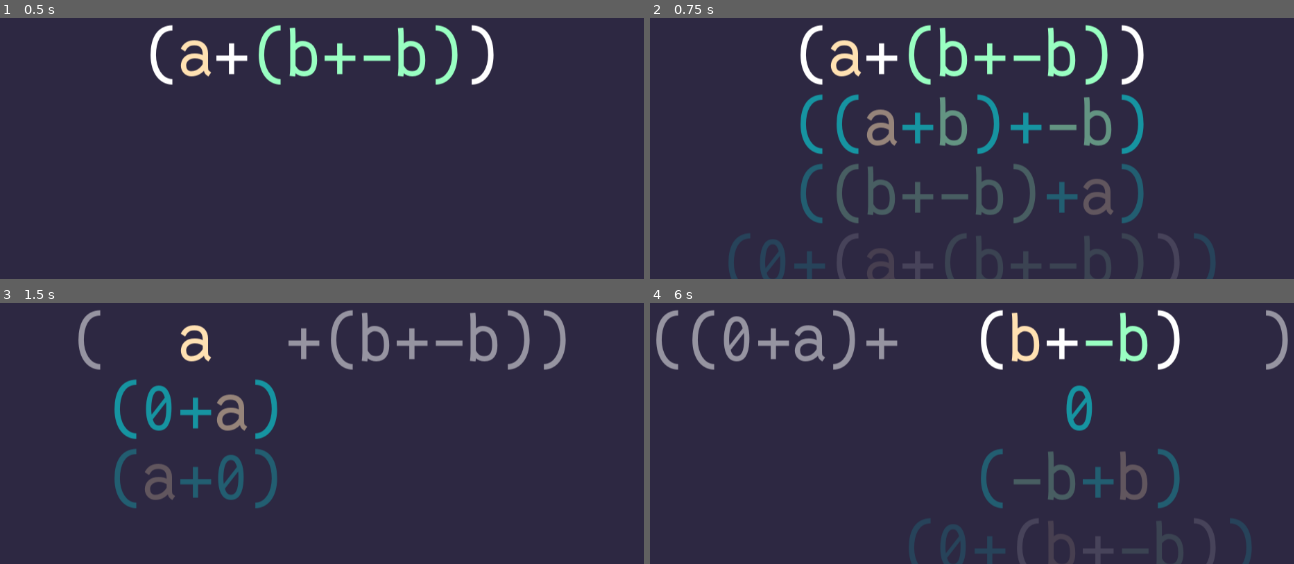
Above: before the commit, frames 1-4 (two rows, left to right).
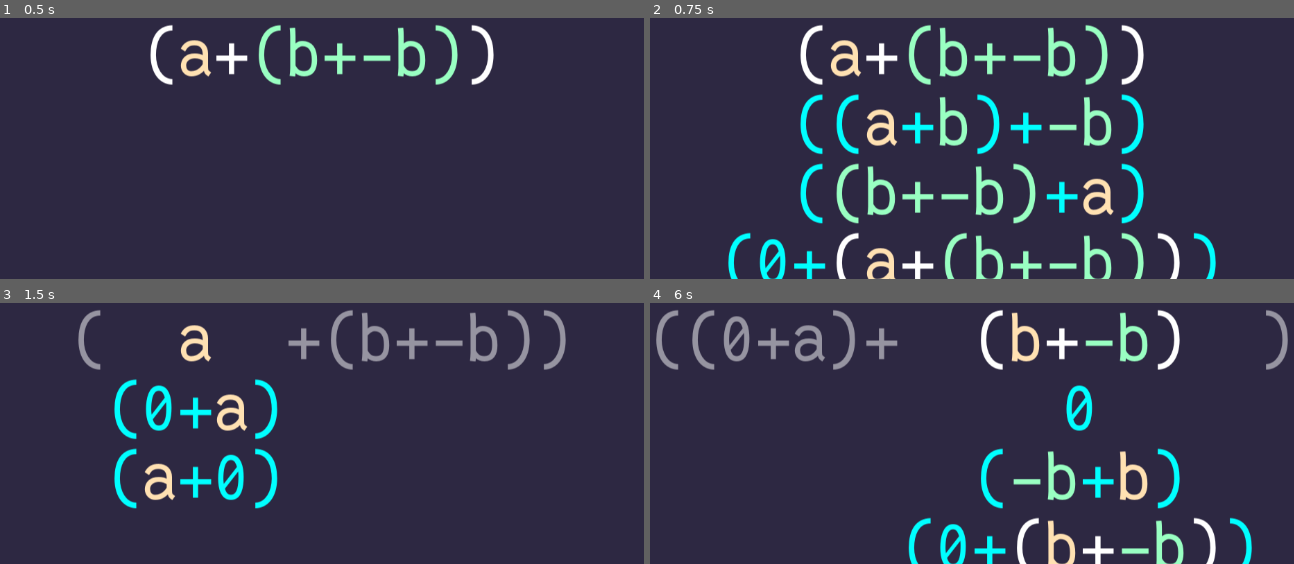
Above: after the commit, the same moments.

Repository: theoahfeldt/emperical-maths
Game: Godot game, scene res://test.tscn
The game is run twice, just before and just after one commit, with the same random seed, the same clock (stepped at 60 frames per second) and the same inputs.
Inputs:
- Up to frame 1 (0.5 s): no input
- Up to frame 2 (0.75 s): tap Enter at 0.5 s; hold Right (expression_right) from 0.53 s (still down); tap Space (expression_select) at 0.6 s
- Up to frame 3 (1.5 s): tap Space (expression_select) at 1.25, 1.35 s; release Right (expression_right) at 1.28 s; hold Down (expression_down) from 1.28 s (still down)
- Up to frame 4 (6 s): tap Enter at 2, 3.5 s; release Down (expression_down) at 2.03 s; hold Right (expression_right) 2.03-2.78 s; tap Space (expression_select) at 2.1, 2.75, 2.85, 3.6, 4.25, 4.35, 5.1, 5.85 s; hold Up (expression_up) 2.78-3.53 s; hold Left (expression_left) 3.53-5.03 s; hold Down (expression_down) 5.03-5.78 s; hold Right (expression_right) from 5.78 s (still down)

Frame 1 is identical in both runs. In frame 2, 8.9% of the frame differs, in the area x 12-88%, y 29-100%; in frame 3, 3.1%; in frame 4, 4.4%.

Commit message:
Refactor code for selecting alternative expressions

Diff:
--- a/game/algebra/ui/expression_controller.gd
+++ b/game/algebra/ui/expression_controller.gd
@@ -33,11 +33,10 @@
 
 
 func _select_expression(selected: AlgebraicExpression, mark: Array[int]) -> void:
-	var menu := ExpressionMenu.from_expression(
-			selected, algebraic_rules, substitution_rules)
+	var menu: SelectionMenu = $ExpressionMenuSelector.initialize_from_expression(
+			selected, algebraic_rules, substitution_rules, mark)
 	ExpressionIndexer.replace_graphical_subexpression(
 			$GraphicalBase, menu, mark)
-	$ExpressionMenuSelector.initialize(menu, mark)
 	current_action = Actions.SELECT_ALTERNATIVE
 
 
--- a/game/algebra/ui/expression_menu.gd
+++ /dev/null
@@ -1,85 +0,0 @@
-class_name ExpressionMenu
-extends GraphicalExpressionOrMenu
-
-
-var selection_menu: SelectionMenu
-var algebraic_expressions: Array[AlgebraicExpression]
-var substitutions: Array[Substitution]
-
-
-func get_width() -> int:
-	return selection_menu.get_width()
-
-
-func get_height() -> int:
-	return selection_menu.get_height()
-
-
-static func from_expression(
-		expression: AlgebraicExpression,
-		algebraic_rules: Array[AlgebraicRule],
-		substitution_rules: Array[SubstitutionRule]
-		) -> ExpressionMenu:
-	var applicable_algebraic := algebraic_rules.filter(
-			func(r): return r.applicable(expression))
-	@warning_ignore("unassigned_variable")
-	var alternative_expressions: Array[AlgebraicExpression]
-	alternative_expressions.assign(
-			applicable_algebraic.map(func(r): return r.apply(expression)))
-	var unique := _get_unique(alternative_expressions)
-	var applicable_substitutions := substitution_rules.filter(
-			func(r): return r.applicable(expression))
-	@warning_ignore("unassigned_variable")
-	var subs: Array[Substitution]
-	subs.assign(
-			applicable_substitutions.map(func(r): return r.apply(expression)))
-	return ExpressionMenu.from_expressions(unique, subs)
-
-
-static func from_expressions(
-		expressions: Array[AlgebraicExpression],
-		p_substitutions: Array[Substitution] = [],
-		) -> ExpressionMenu:
-	if expressions.is_empty():
-		push_error("Created empty menu.")
-	var menu = new()
-	expressions.map(menu.add_child)
-	menu.algebraic_expressions = expressions
-	menu.substitutions = p_substitutions
-	var graphical_expressions: Array[GraphicalExpression] = []
-	for algebraic in expressions:
-		var graphical := GraphicalConversion.algebraic_to_graphical(algebraic)
-		graphical.set_color_from_algebraic(algebraic)
-		graphical_expressions.append(graphical)
-	for substitution in p_substitutions:
-		graphical_expressions.append(substitution.graphical_expression())
-	menu.selection_menu = SelectionMenu.create(graphical_expressions)
-	menu.add_child(menu.selection_menu)
-	return menu
-
-
-func num_options() -> int:
-	return selection_menu.num_options()
-
-
-func get_option(index: int): # -> AlgebraicExpression or Substitution
-	var num_expressions: int = algebraic_expressions.size()
-	if index < num_expressions:
-		return algebraic_expressions[index]
-	else:
-		return substitutions[index - num_expressions]
-
-
-func update_marked(marked_index: int) -> void:
-	selection_menu.update_marked(marked_index)
-
-
-static func _get_unique(
-		expressions: Array[AlgebraicExpression]) -> Array[AlgebraicExpression]:
-	var unique: Array[AlgebraicExpression] = []
-	for expression in expressions:
-		if not unique.any(expression.identical_to):
-			unique.append(expression)
-		else:
-			expression.queue_free()
-	return unique
--- a/game/algebra/ui/expression_menu_selector.gd
+++ b/game/algebra/ui/expression_menu_selector.gd
@@ -6,59 +6,95 @@
 signal selected_substitution(substitution, graphical, mark)
 
 
-var _menu: ExpressionMenu
+var _algebraic_expressions: Array[AlgebraicExpression]
+var _substitutions: Array[Substitution]
+var _menu: SelectionMenu
 var _mark: Array[int]
-var _marked_index := 0
 
 
-func initialize(menu: ExpressionMenu, mark: Array[int]) -> void:
-	_menu = menu
+func initialize_from_expression(
+		expression: AlgebraicExpression,
+		algebraic_rules: Array[AlgebraicRule],
+		substitution_rules: Array[SubstitutionRule],
+		mark: Array[int],
+		) -> SelectionMenu:
+	var applicable_algebraic := algebraic_rules.filter(
+			func(r): return r.applicable(expression))
+	@warning_ignore("unassigned_variable")
+	var alternative_expressions: Array[AlgebraicExpression]
+	alternative_expressions.assign(
+			applicable_algebraic.map(func(r): return r.apply(expression)))
+	var unique := _get_unique(alternative_expressions)
+	var applicable_substitutions := substitution_rules.filter(
+			func(r): return r.applicable(expression))
+	@warning_ignore("unassigned_variable")
+	var subs: Array[Substitution]
+	subs.assign(
+			applicable_substitutions.map(func(r): return r.apply(expression)))
+	return initialize_from_expressions(unique, subs, mark)
+
+
+func initialize_from_expressions(
+		expressions: Array[AlgebraicExpression],
+		p_substitutions: Array[Substitution],
+		mark: Array[int],
+		) -> SelectionMenu:
+	if expressions.is_empty():
+		push_error("Created empty menu.")
 	_mark = mark
-	_marked_index = 0
-	_update_marked()
+	expressions.map(add_child)
+	_algebraic_expressions = expressions
+	_substitutions = p_substitutions
+	var graphical_expressions: Array[GraphicalExpression] = []
+	for algebraic in expressions:
+		var graphical := GraphicalConversion.algebraic_to_graphical(algebraic)
+		graphical.set_color_from_algebraic(algebraic)
+		graphical_expressions.append(graphical)
+	for substitution in p_substitutions:
+		graphical_expressions.append(substitution.graphical_expression())
+	_menu = SelectionMenu.create(graphical_expressions)
+	return _menu
 
 
 func process_input() -> void:
 	if Input.is_action_just_pressed("expression_up"):
-		_move_up()
+		_menu.move_up()
 	if Input.is_action_just_pressed("expression_down"):
-		_move_down()
+		_menu.move_down()
 	if Input.is_action_just_pressed("expression_select"):
 		_select_option()
 
 
-func _update_marked() -> void:
-	_menu.update_marked(_marked_index)
-
-
 func _select_option() -> void:
-	var selected = _menu.get_option(_marked_index)
-	if selected is AlgebraicExpression:
-		_select_expression(selected)
+	var num_expressions: int = _algebraic_expressions.size()
+	var i: int = _menu.marked_index
+	if i < num_expressions:
+		_select_expression(_algebraic_expressions[i])
 	else:
-		_select_substitution(selected)
+		_select_substitution(_substitutions[i - num_expressions])
 
 
 func _select_expression(selected: AlgebraicExpression) -> void:
-	_menu.remove_child(selected)
-	var graphical: GraphicalExpression = _menu.selection_menu.options[_marked_index]
-	_menu.selection_menu.remove_child(graphical)
+	remove_child(selected)
+	var graphical: GraphicalExpression = _menu.marked_option()
+	_menu.remove_child(graphical)
 	selected.mark()
 	graphical.set_color_from_algebraic(selected)
 	selected_expression.emit(selected, graphical, _mark)
 
 
 func _select_substitution(selected: Substitution) -> void:
-	var graphical: GraphicalExpression = _menu.selection_menu.options[_marked_index]
-	_menu.selection_menu.remove_child(graphical)
+	var graphical: GraphicalExpression = _menu.marked_option()
+	_menu.remove_child(graphical)
 	selected_substitution.emit(selected, graphical, _mark)
 
 
-func _move_up() -> void:
-	_marked_index = max(0, _marked_index - 1)
-	_update_marked()
-
-
-func _move_down() -> void:
-	_marked_index = min(_marked_index + 1, _menu.num_options() - 1)
-	_update_marked()
+func _get_unique(
+		expressions: Array[AlgebraicExpression]) -> Array[AlgebraicExpression]:
+	var unique: Array[AlgebraicExpression] = []
+	for expression in expressions:
+		if not unique.any(expression.identical_to):
+			unique.append(expression)
+		else:
+			expression.queue_free()
+	return unique
--- a/game/algebra/ui/selection_menu.gd
+++ b/game/algebra/ui/selection_menu.gd
@@ -1,11 +1,11 @@
 class_name SelectionMenu
-extends GraphicalComponent
+extends GraphicalExpressionOrMenu
 
 
 const vertical_spacing: int = 100
 
 var options: Array[GraphicalExpression]
-var _marked_index: int = 0
+var marked_index: int = 0
 
 
 func get_width() -> int:
@@ -30,16 +30,29 @@
 	return options.size()
 
 
-func update_marked(marked_index: int) -> void:
-	_marked_index = marked_index
+func marked_option() -> GraphicalExpression:
+	return options[marked_index]
+
+
+func move_up() -> void:
+	marked_index = max(0, marked_index - 1)
+	_update_marked()
+
+
+func move_down() -> void:
+	marked_index = min(marked_index + 1, num_options() - 1)
+	_update_marked()
+
+
+func _update_marked() -> void:
 	_set_opacities()
-	var new_position := Vector2(position.x, -vertical_spacing * _marked_index)
+	var new_position := Vector2(position.x, -vertical_spacing * marked_index)
 	move_smooth_to(new_position)
 
 
 func _set_opacities() -> void:
 	for i in range(options.size()):
-		var alpha: float = 0.5 ** abs(_marked_index - i)
+		var alpha: float = 0.5 ** abs(marked_index - i)
 		options[i].set_opacity(alpha)
 
 
